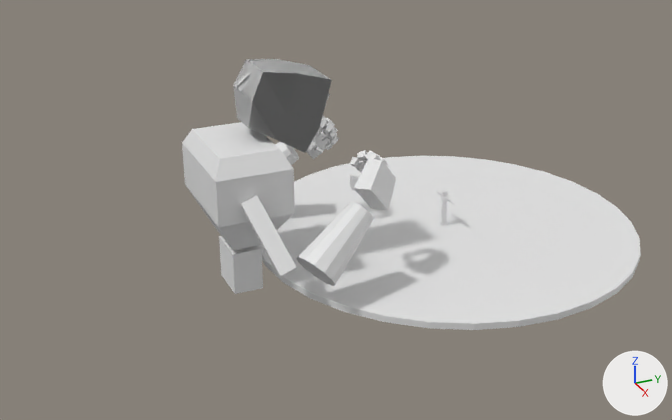
The Blender file Models/Bosses/BigBoss.blend: old version first, new version second.
Before and after are seen from a 50 mm camera at (3637.0, -2228.0, 2007.0) aimed at (66.0, -621.0, 222.0). Every picture has the same lights, and +X, +Y and +Z are marked at lower right. The older version comes first.

Before the edit, the objects in view are built like this:
```python
me_cube_001 = bpy.data.meshes.new('Cube.001')
me_cube_001.from_pydata(...)  # 566 vertices, 432 faces; spans x -90.0..90.0, y -17.0..16.0, z 1.0..180.0
me_cube_001.materials.append(None)
me_cube_003 = bpy.data.meshes.new('Cube.003')
me_cube_003.from_pydata(...)  # 306 vertices, 232 faces; spans x -7.2..33.8, y -71.6..-25.7, z -4.9..53.7
me_cube_003.materials.append(None)
me_cylinder = bpy.data.meshes.new('Cylinder')
me_cylinder.from_pydata(...)  # a 32-sided cylinder along z spanning x -100.0..100.0, y -100.0..100.0, z -200.0..0.0
ob_characterbase = bpy.data.objects.new('CharacterBase', me_cube_001)
ob_characterbase.location = (0.0, 0.0, 0.0)
ob_characterbase_001 = bpy.data.objects.new('CharacterBase.001', me_cube_003)
ob_characterbase_001.location = (0.0, 0.0, 0.0)
ob_characterbase_001.scale = (-17.3, 17.3, 17.3)
_m = ob_characterbase_001.modifiers.new('Mirror', 'MIRROR')
ob_cylinder = bpy.data.objects.new('Cylinder', me_cylinder)
ob_cylinder.location = (0.0, 0.0, 0.0)
ob_cylinder.scale = (9.51, 9.51, 0.151)
```
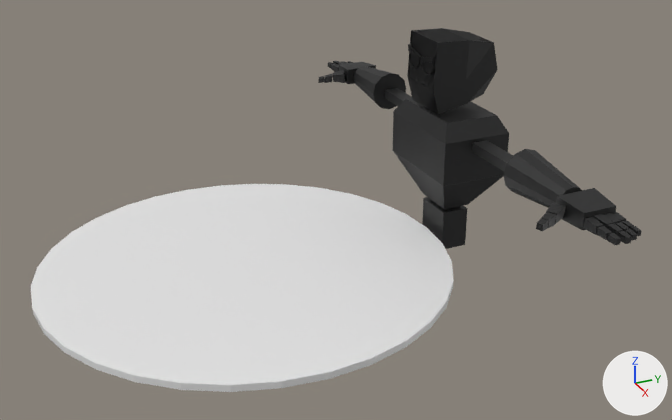
Where the newer file only moved an object's origin or applied its transform, the numbers keep the older frame.

Where the change shows, as pixel boxes [x1, y1, x2, y2] in the pictures (672 x 420 px):
'Cylinder', moved: before [259, 156, 641, 330]; after [31, 184, 454, 392]
'CharacterBase.001', deleted: before [182, 59, 396, 294]
'FireGolem', added (black): after [318, 28, 642, 249]
'CharacterBase', deleted: before [436, 190, 455, 226]

Patch to the scene script:
```diff
--- a/Models/Bosses/BigBoss.blend.py
+++ b/Models/Bosses/BigBoss.blend.py
@@ mat_material @@
+mat_material = principled_material('Material')
+mat_material.base_color = (0.0107, 0.0107, 0.0107)  # black #1b1b1b
@@ me_cylinder @@
 # used by ob_cylinder; location = (0.0, 0.0, 0.0); scale = (9.51, 9.51, 0.151)
-me_cylinder.from_pydata(...)  # 64 vertices, 34 faces; spans x -100.0..100.0, y -100.0..100.0, z -200.0..0.0
+me_cylinder.from_pydata(...)  # 64 vertices, 34 faces; spans x -100.0..100.0, y -210.0..-10.0, z -200.0..0.0
+# me_cylinder part 1: the whole mesh is moved by (0.0, -110.0, 0.0)
@@ me_cube_002 @@
+me_cube_002.from_pydata(...)  # 592 vertices, 464 faces; spans x -1304.0..1304.0, y -231.0..174.0, z -85.0..970.0
+me_cube_002.materials.append(mat_material)  # black #1b1b1b
@@ ob_characterbase @@
-ob_characterbase = bpy.data.objects.new('CharacterBase', me_cube_001)
-ob_characterbase.location = (0.0, 0.0, 0.0)
@@ ob_characterbase_001 @@
-ob_characterbase_001 = bpy.data.objects.new('CharacterBase.001', me_cube_003)
-ob_characterbase_001.location = (0.0, 0.0, 0.0)
-ob_characterbase_001.scale = (-17.3, 17.3, 17.3)
-_m = ob_characterbase_001.modifiers.new('Mirror', 'MIRROR')
@@ ob_firegolem @@
+ob_firegolem = bpy.data.objects.new('FireGolem', me_cube_002)
+ob_firegolem.location = (0.0, 0.0, 0.0)
```
